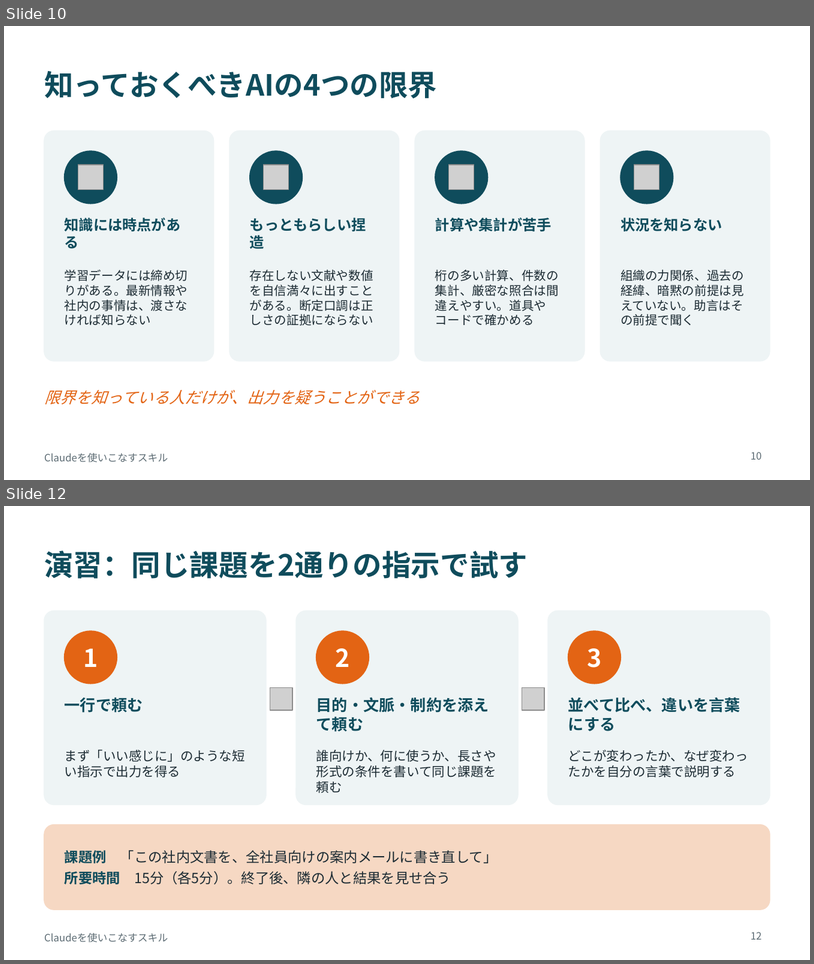
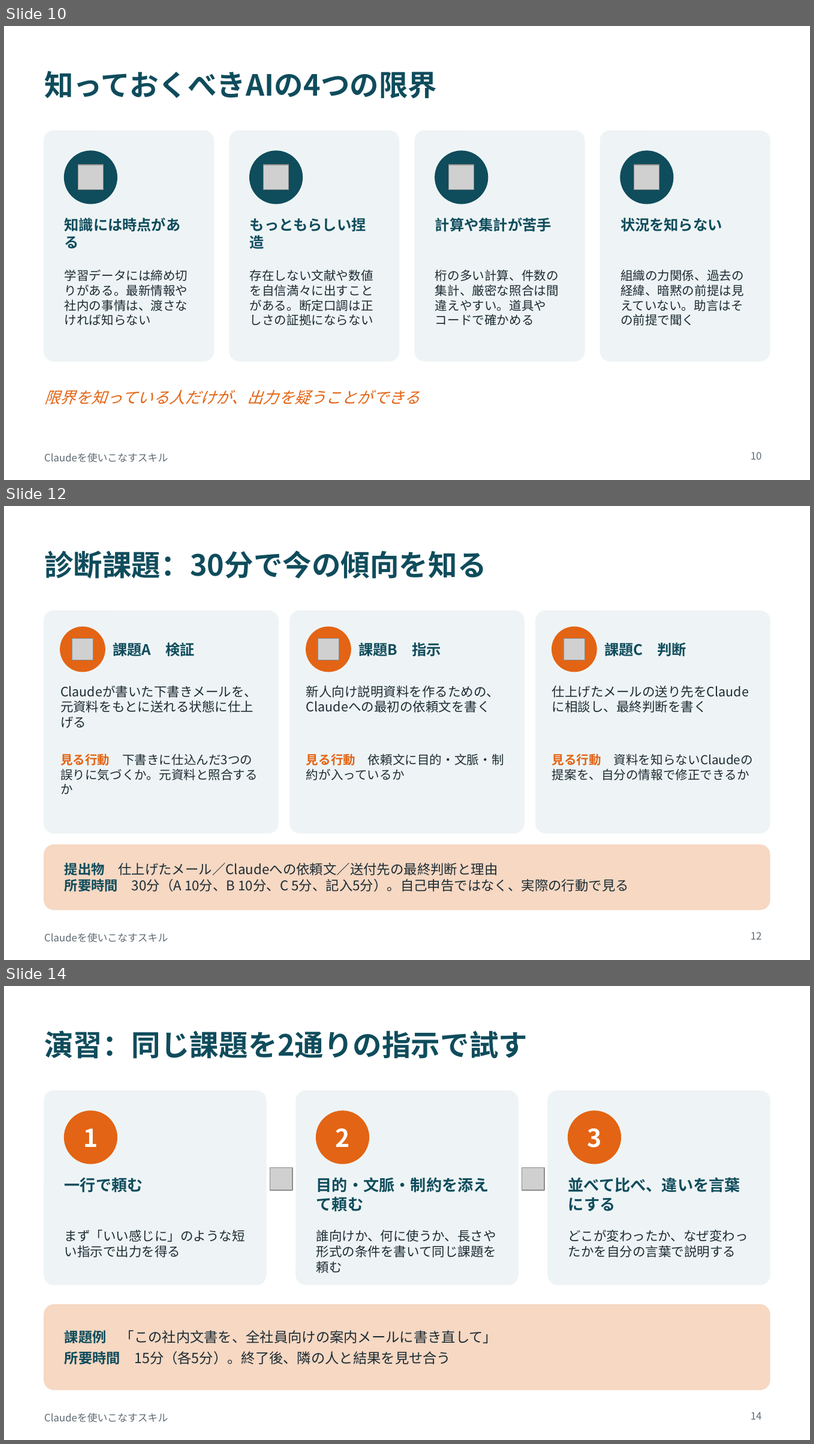
Before and after one commit to moto-k77/hello-world, a slide deck: claude-skills-lecture.pptx. Shown one above the other, each under a label of ours: slides 10 and 12 before the commit, slides 10, 12 and 14 after it; the slides between them are not shown. The pictures are 814x964 and 814x1444 pixels, drawn with LibreOffice and Linux fonts; fonts in the diff are those of the drawing; grey boxes stand for pictures. Boxes give left, top, right and bottom in pixels: in the first picture for what was removed or moved away, otherwise in the second. Text is boxed around its words. In the diff, an @@ line names an element or a change of style, - is before the commit and + after.

```diff
--- a/claude-skills-lecture.pptx
+++ b/claude-skills-lecture.pptx
@@ slide 12 added at [4,506,810,960], background #FFFFFF; not listed: 1 template element that a slide beside it also shows @@
@@ title added at [44,550,486,579], 26 pt, text #0F4C5C, bold @@
+診断課題：30分で今の傾向を知る
@@ rounded rectangle added at [44,611,278,832], fill #EEF4F5, outline #EEF4F5 1 pt @@
@@ rounded rectangle added at [290,611,524,832], fill #EEF4F5, outline #EEF4F5 1 pt @@
@@ rounded rectangle added at [536,611,770,832], fill #EEF4F5, outline #EEF4F5 1 pt @@
@@ ellipse added at [60,627,105,672], fill #E36414, outline #E36414 1 pt @@
@@ ellipse added at [306,627,351,672], fill #E36414, outline #E36414 1 pt @@
@@ ellipse added at [552,627,597,672], fill #E36414, outline #E36414 1 pt @@
@@ picture added at [72,638,93,659] @@
@@ text added at [113,642,194,656], 13 pt, text #0F4C5C, bold @@
+課題A 検証
@@ picture added at [318,638,339,659] @@
@@ text added at [359,642,441,656], 13 pt, text #0F4C5C, bold @@
+課題B 指示
@@ picture added at [564,638,585,659] @@
@@ text added at [605,642,687,656], 13 pt, text #0F4C5C, bold @@
+課題C 判断
@@ text added at [60,685,257,728], 11.5 pt, text #1C2B33 @@
+Claudeが書いた下書きメールを、元資料をもとに送れる状態に仕上げる
@@ text added at [306,685,500,712], 11.5 pt, text #1C2B33 @@
+新人向け説明資料を作るための、Claudeへの最初の依頼文を書く
@@ text added at [552,685,749,712], 11.5 pt, text #1C2B33 @@
+仕上げたメールの送り先をClaudeに相談し、最終判断を書く
@@ text added at [60,753,258,794], 11 pt, text #1C2B33 @@
+見る行動 下書きに仕込んだ3つの誤りに気づくか。元資料と照合するか
@@ text added at [306,753,504,780], 11 pt, text #1C2B33 @@
+見る行動 依頼文に目的・文脈・制約が入っているか
@@ text added at [552,753,753,780], 11 pt, text #1C2B33 @@
+見る行動 資料を知らないClaudeの提案を、自分の情報で修正できるか
@@ rounded rectangle added at [44,844,770,909], fill #F6D8C3, outline #F6D8C3 1 pt @@
@@ text added at [65,862,629,891], 12 pt, text #1C2B33 @@
+提出物 仕上げたメール／Claudeへの依頼文／送付先の最終判断と理由
+所要時間 30分（A 10分、B 10分、C 5分、記入5分）。自己申告ではなく、実際の行動で見る
@@ page number added at [751,931,762,939], 9 pt, text #5C6B73 @@
+12
@@ what was slide 12 is now slide 14 @@
@@ page number at [751,1411,762,1419]: text changed @@
-12
+14
```
Also in this commit, not shown: 2 slides changed, 1 other slide added, 2 other files.
